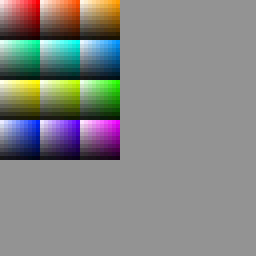
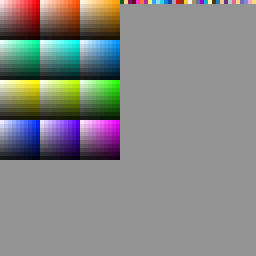
Before/after of a 256 × 256 layered artwork. What changed in the layer stack:
added layer "Layer 5 copy 8" above "Layer 5 copy 7" over (248, 0, 256, 4)
added layer "Layer 5 copy 7" above "Layer 5 copy 6" over (232, 0, 248, 4)
added layer "Layer 5 copy 6" above "Layer 5 copy 5" over (216, 0, 232, 4)
added layer "Layer 5 copy 5" above "Layer 5 copy 4" over (200, 0, 216, 4)
added layer "Layer 5 copy 4" above "Layer 5 copy 3" over (184, 0, 200, 4)
added layer "Layer 5 copy 3" above "Layer 5 copy 2" over (168, 0, 184, 4)
added layer "Layer 5 copy 2" above "Layer 5 copy" over (152, 0, 168, 4)
added layer "Layer 5 copy" above "Layer 5" over (136, 0, 152, 4)
added layer "Layer 5" above "Layer 2" over (120, 0, 136, 4)
